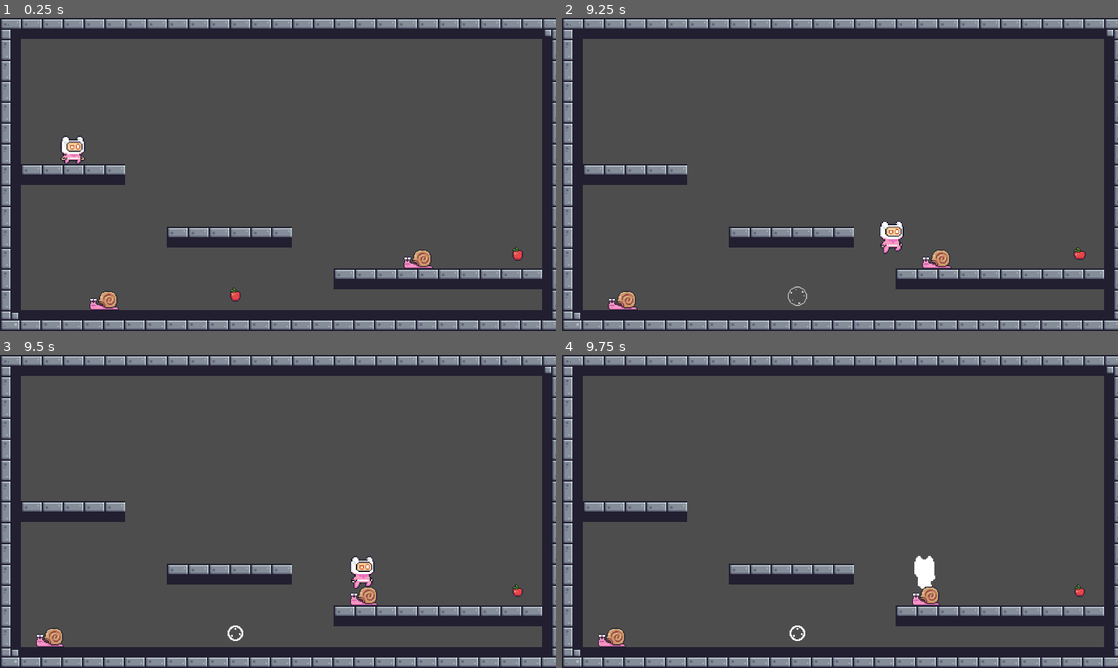
Above: before the commit, frames 1-4 (two rows, left to right).
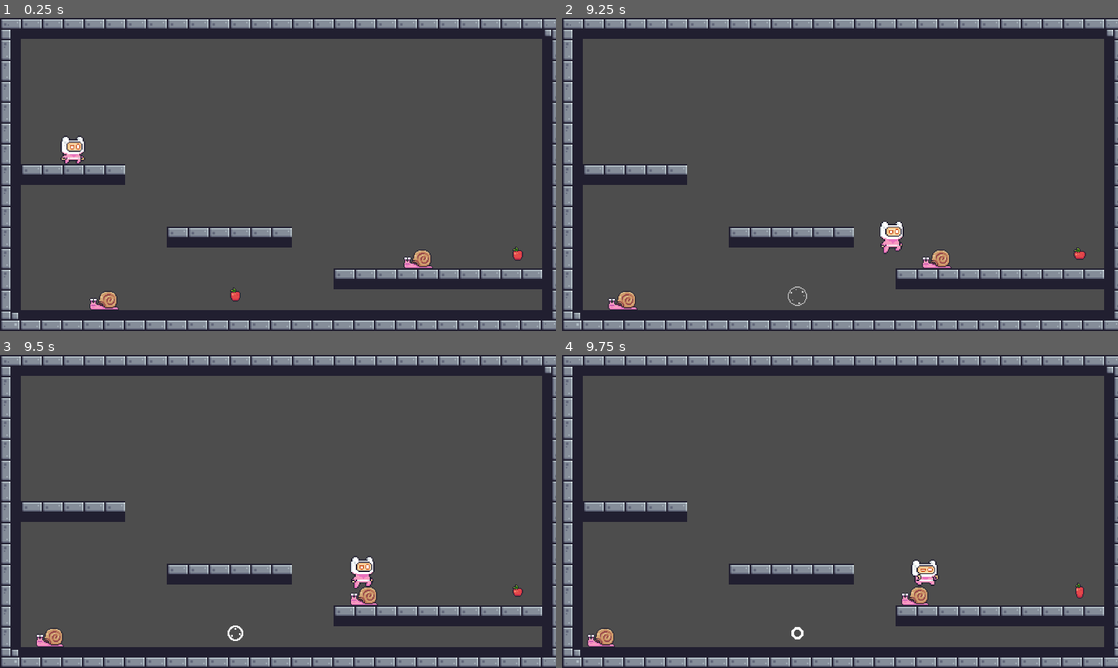
Above: after the commit, the same moments.

Repository: khoryz666/godot-dqn-agent
Game: Godot game, scene res://scene/main.tscn
The game is run twice, just before and just after one commit, with the same random seed, the same clock (stepped at 60 frames per second) and the same inputs.
Inputs:
- Up to frame 1 (0.25 s): no input
- Up to frame 2 (9.25 s): hold D (right) 0.53-2.03 s; tap Space (jump) at 0.77, 1.52, 3.02, 3.77, 4.52, 6.02, 6.77, 7.52, 9.02 s; hold A (left) 2.03-2.78 s; hold D (right) 2.78-4.28 s; hold A (left) 4.28-5.03 s; hold D (right) 5.03-5.78 s; hold A (left) 5.78-7.28 s; hold D (right) from 7.28 s (still down)
- Up to frame 3 (9.5 s): keep holding D (right)
- Up to frame 4 (9.75 s): release D (right) at 9.53 s; hold A (left) from 9.53 s (still down)

Frames 1-3 are identical in both runs. In frame 4, 1.1% of the frame differs, in the area x 4-94%, y 64-94%.

Commit message:
Prevent RL terminal state logic from firing during manual play mode

Diff:
--- a/godot-src/scripts/player.gd
+++ b/godot-src/scripts/player.gd
@@ -117,5 +117,5 @@
 		RLBridge.add_reward(-10.0)
 		RLBridge.cause_of_death = reason
 		RLBridge.is_done = true
-	get_parent().get_parent()._send_rl_state()
-	get_tree().paused = true
+		get_parent().get_parent()._send_rl_state()
+		get_tree().paused = true
